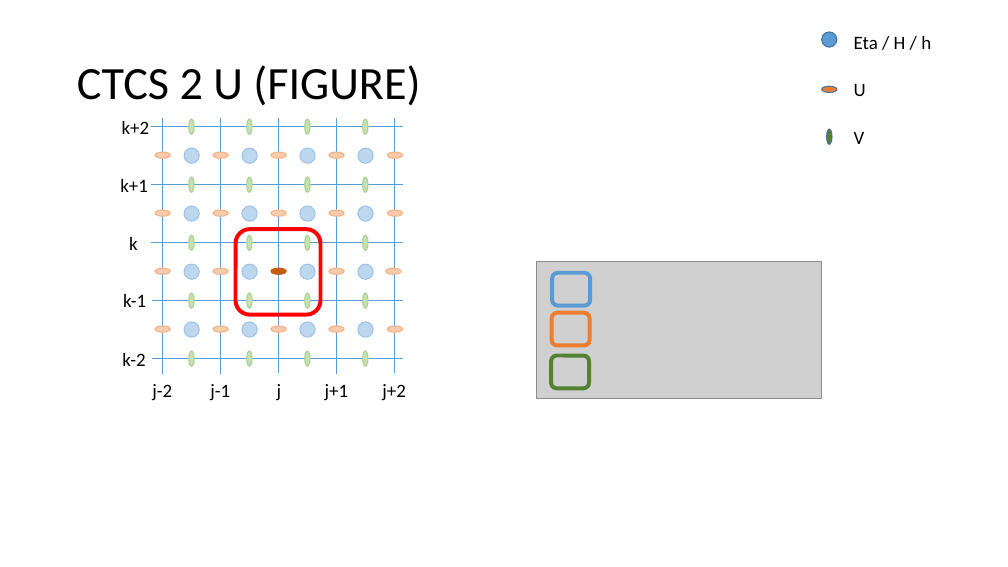
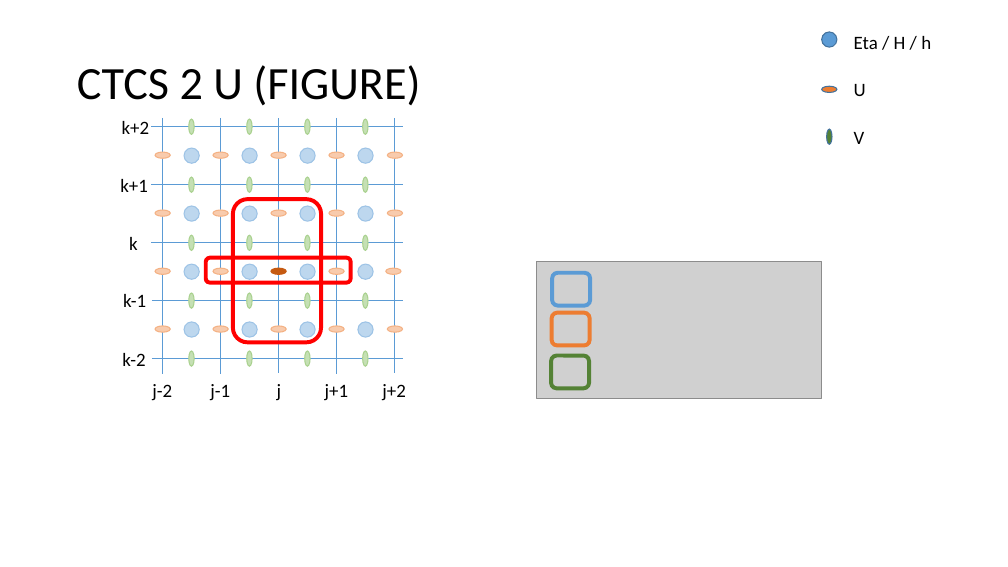
Before and after one commit to metno/gpu-ocean, a slide deck: slide 20 of python/fbl_ctcs_stencils.pptx (slide 18 before the commit). Drawn at 1008x567 pixels with LibreOffice and Linux fonts; fonts in the diff are those of the drawing; grey boxes stand for pictures. Boxes give left, top, right and bottom in pixels: in the first picture for what was removed or moved away, otherwise in the second. Text is boxed around its words. In the diff, an @@ line names an element or a change of style, - is before the commit and + after.

```diff
--- a/python/fbl_ctcs_stencils.pptx
+++ b/python/fbl_ctcs_stencils.pptx
@@ rounded rectangle at box(233, 200, 321, 343): rotation 0 to 90 degrees @@
@@ rounded rectangle added at box(205, 257, 350, 282), outline #FF0000 3.75 pt @@
```
Also in this commit, not shown: 3 other slides changed, 2 slides added.
